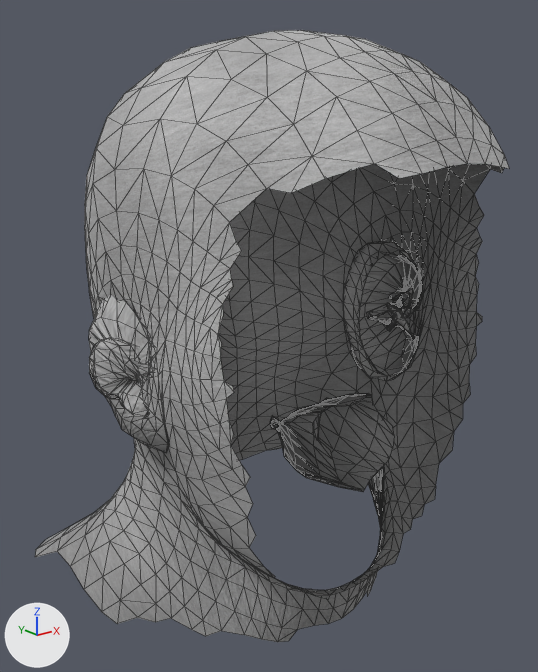
The glTF model assets/people/clothes/stone_fur_hood/man.glb as it was, and as the next commit left it.
Camera for both pictures: a camera (50 mm lens) standing at (-0.241, -0.344, 1.782) and looking at (-0.004, -0.047, 1.664). Arrows for +X, +Y and +Z are at lower left; the lights stay in place. The picture after the commit comes second. Mesh edges are drawn as thin lines. Vertices at exactly the same position are counted once.

Names of what the first picture shows: 'stone_fur_hood_0'.
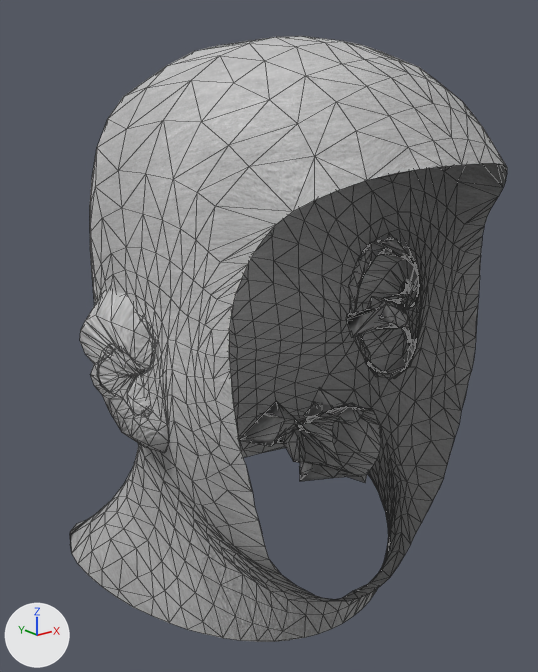
What differs and where, as boxes [x1, y1, x2, y2] in the pictures (538 x 672 px; the box of a moved part takes in the faces that stretch with it):
'stone_fur_hood_0', reshaped (8% narrower): before [35, 30, 509, 642]; after [70, 36, 507, 642]
part 1 of me_stone_fur_hood_0, moved or reshaped: before [35, 30, 509, 642]; after [70, 36, 507, 642]
part 2 of me_stone_fur_hood_0, moved or reshaped: before [270, 393, 394, 492]; after [239, 388, 381, 483]
part 3 of me_stone_fur_hood_0, recoloured: before [93, 31, 470, 517]; after [85, 37, 468, 521]
part 4 of me_stone_fur_hood_0, edited (looks the same): [70, 358, 411, 589] in both

Edits to the bpy script that builds the scene:
```text
Change me_stone_fur_hood_0:
    used by ob_stone_fur_hood_0; location = (0.0, 0.0, 0.0)
    remove me_stone_fur_hood_0.from_pydata(...)  # 1742 vertices, 3296 faces; spans x -0.117..0.117, y -0.163..0.064, z 1.513..1.814
    add me_stone_fur_hood_0.from_pydata(...)  # 1742 vertices, 3296 faces; spans x -0.105..0.105, y -0.161..0.062, z 1.516..1.811
    me_stone_fur_hood_0 part 1: 1545 of 1742 vertices moved; they spanned x -0.117..0.117, y -0.163..0.064, z 1.513..1.814 and now span x -0.105..0.105, y -0.161..0.062, z 1.516..1.811; mean shift (0.0, -0.001, 0.0); largest move (-0.082, -0.059, 1.657) -> (-0.061, -0.04, 1.663)
    me_stone_fur_hood_0 part 2: 169 of 1742 vertices moved; they spanned x -0.023..0.023, y -0.117..-0.066, z 1.59..1.646 and now span x -0.031..0.031, y -0.118..-0.055, z 1.59..1.639; mean shift (0.0, -0.002, -0.002); largest move (-0.02, -0.067, 1.625) -> (-0.031, -0.055, 1.614)
    me_stone_fur_hood_0 part 3: 1165 faces centred in x -0.101..0.103, y -0.161..0.061, z 1.583..1.81 are repainted in the vertex colours; the middle colour goes from light grey #dddddd to white #f2f2f2
    me_stone_fur_hood_0 part 4: 800 faces centred in x -0.11..0.11, y -0.117..0.045, z 1.516..1.635 are repainted in the vertex colours; the middle colour goes from light grey #d1d1d1 to light grey #dbdbdb
```
